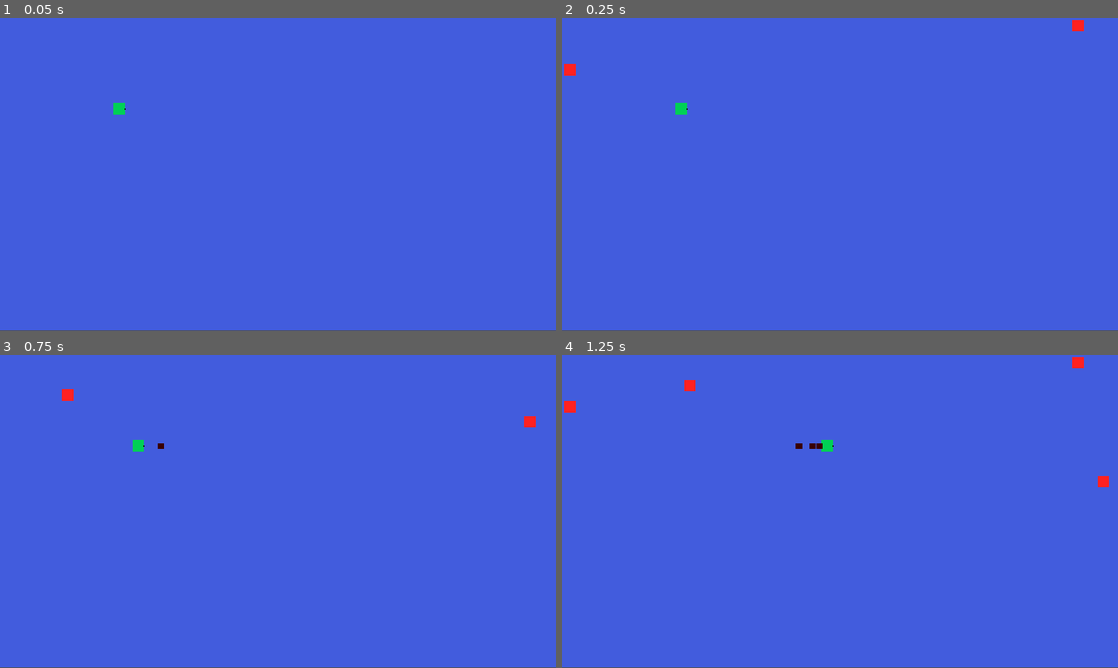
Above: before the commit, frames 1-4 (two rows, left to right).
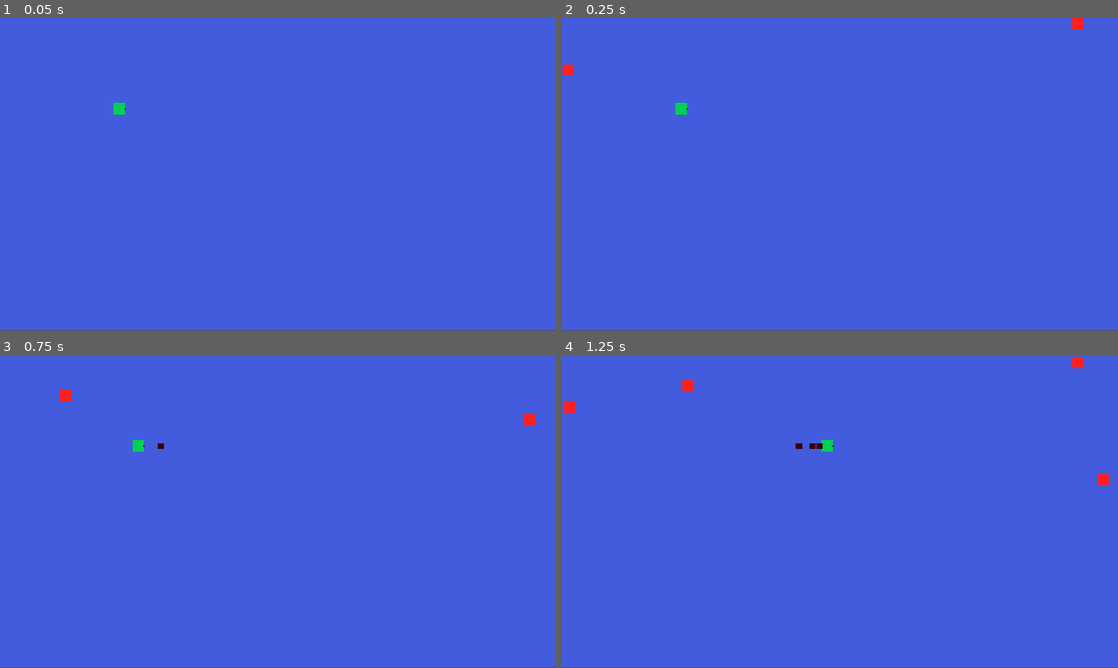
Above: after the commit, the same moments.

Repository: Seblis/Weaponized
Game: Godot game, scene res://levels/level_1/level_1.tscn
Two runs of this game, one before a commit and one after it. Both use one fixed random seed, a clock stepped at 60 frames per second and the inputs below. The project has no main scene, so this scene is started directly.
Inputs (mouse positions are in pixels of both pictures, inside the frame that each line leads up to):
- Up to frame 1 (0.05 s): no input
- Up to frame 2 (0.25 s): no input
- Up to frame 3 (0.75 s): move the mouse to (400, 495) at 0.52 s; hold D (move_right) from 0.53 s (still down); hold Space (fire) from 0.53 s (still down)
- Up to frame 4 (1.25 s): keep holding D (move_right); keep holding Space (fire)

Frame 1 is identical in both runs. In frame 2, less than 0.1% of the frame differs, in the area x 0-94%, y 0-19%; in frame 3, less than 0.1%, in the area x 10-97%, y 10-24%; in frame 4, less than 0.1%.

Commit message:
Interactions with enemies implemented

Diff:
--- a/entities/enemies/BaseEnemy.tscn
+++ b/entities/enemies/BaseEnemy.tscn
@@ -6,7 +6,7 @@
 radius = 20.0
 height = 40.0
 
-[node name="BaseEnemy" type="CharacterBody2D"]
+[node name="BaseEnemy" type="CharacterBody2D" groups=["ENEMY"]]
 motion_mode = 1
 script = ExtResource("1_45bqk")
 
--- a/entities/enemies/base_enemy.gd
+++ b/entities/enemies/base_enemy.gd
@@ -4,11 +4,13 @@
 @export var path_follow: PathFollow2D
 @export var speed = 7
 @export var final_progress_rate = 0.99
+@export var max_hp = 10
+var _current_hp: int = -1
 
 var _initial_movement_finished = false
 
 func _ready():
-	pass
+	_current_hp = 10
 
 func _physics_process(delta):
 	if not _initial_movement_finished and path_follow.progress_ratio < final_progress_rate:
@@ -24,3 +26,16 @@
 func set_path_follow(path: PathFollow2D, final_progress):
 	path_follow = path
 	final_progress_rate = final_progress
+
+func take_damage(damage_value: int):
+	print("Auch, took damage")
+	_current_hp = clampi(_current_hp - damage_value, 0, max_hp)
+
+	if not _current_hp:
+		destroy()
+
+func destroy():
+	hide()
+	GameEngine.enemies_counter(-1)
+	path_follow.call_deferred("queue_free")
+	queue_free()
--- a/entities/spaceship/player_bullet.gd
+++ b/entities/spaceship/player_bullet.gd
@@ -2,6 +2,7 @@
 
 @export_range(0, 1000.0, 10.0) var _speed = 700.0
 @export_range(0, 5000.0, 100.0) var _max_range = 2000.0
+@export var _damage = 7
 
 var _traveled_distance = 0.0
 
@@ -23,3 +24,8 @@
 	set_deferred("monitoring", false)
 	# TODO: later on we can destroy bullet after it's hit animation is finished
 	queue_free()
+
+
+func _on_body_entered(body: Node2D):
+	if body.is_in_group("ENEMY"):
+		body.take_damage(_damage)
--- a/entities/spaceship/player_bullet.tscn
+++ b/entities/spaceship/player_bullet.tscn
@@ -30,3 +30,5 @@
 rotation = 1.5708
 emitting = false
 process_material = SubResource("ParticleProcessMaterial_tffvk")
+
+[connection signal="body_entered" from="." to="." method="_on_body_entered"]
--- a/entities/spaceship/ship.tscn
+++ b/entities/spaceship/ship.tscn
@@ -12,7 +12,7 @@
 radius = 18.0
 height = 38.0
 
-[node name="Ship" type="CharacterBody2D"]
+[node name="Ship" type="CharacterBody2D" groups=["PLAYER"]]
 motion_mode = 1
 script = ExtResource("1_pvfd2")
 
--- a/levels/level_1/enemy_manager.gd
+++ b/levels/level_1/enemy_manager.gd
@@ -6,6 +6,10 @@
 var _current_wave = 0
 
 var base_enemy = preload("res://entities/enemies/BaseEnemy.tscn")
+##
+#  [enemy_scene, path_id, enemies_amount, delay(s), spacing]
+#  we can provide optional array with enemy parameters at the end
+##
 var waves = [
 	[[base_enemy, 0, 3, 1, 0.07],[base_enemy, 1, 3, 1, 0.07]],
 	[[base_enemy, 0, 3, 1, 0.07]],
@@ -21,10 +25,13 @@
 func _on_wave_defeated():
 	if _current_wave == WAVES_AMOUNT:
 		# TODO victory screen
-		pass
+		return
 
 	_spawn_next_wave()
 
 func _spawn_next_wave():
 	for args in waves[_current_wave]:
+		GameEngine.enemies_counter(args[2])
 		enemy_paths.callv("spawn_multiple_enemies", args)
+
+	_current_wave += 1
--- a/project.godot
+++ b/project.godot
@@ -24,6 +24,11 @@
 window/size/viewport_width=1920
 window/size/viewport_height=1080
 window/stretch/mode="canvas_items"
+
+[global_group]
+
+ENEMY="Entities damaged by the player"
+PLAYER="Entities controller by the player"
 
 [input]
 
--- a/util/enemy_paths.gd
+++ b/util/enemy_paths.gd
@@ -13,7 +13,8 @@
 
 	path.add_child(path_follow)
 
-	path_follow.add_child(new_enemy)
+	path_follow.call_deferred("add_child",new_enemy)
+
 
 func spawn_multiple_enemies(enemy, path_id, amount, delay, spacing: float, order = 0):
 	#print(float(order), " ", float(amount))
--- a/util/global/game_engine.gd
+++ b/util/global/game_engine.gd
@@ -25,4 +25,8 @@
 		return null
 
 func enemies_counter(diff):
+	print("Enemies amount changed by")
 	_enemies_count += diff
+
+	if diff and not _enemies_count:
+		SignalManager.on_wave_defeated.emit()
